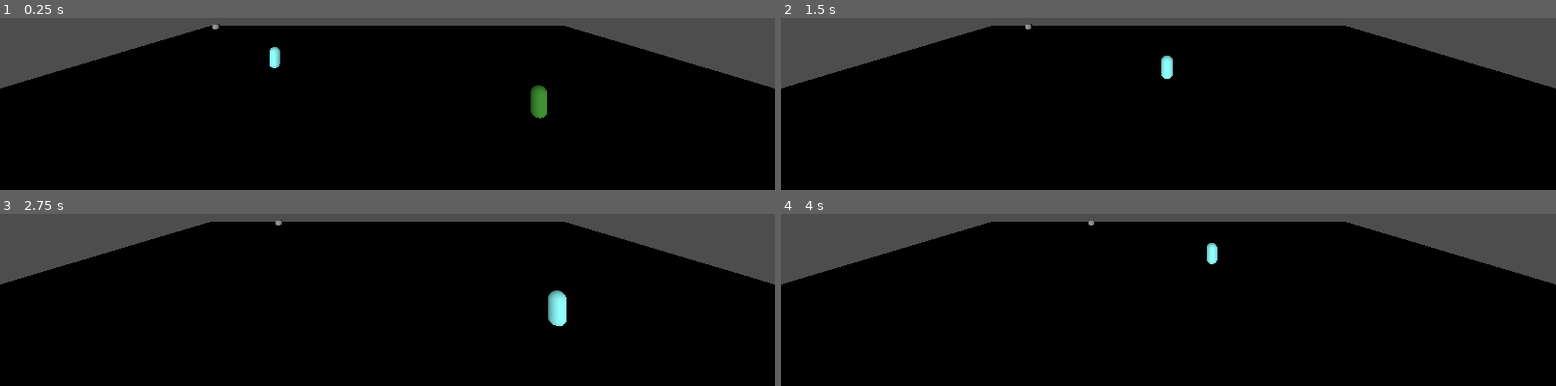
Above: before the commit, frames 1-4 (two rows, left to right).
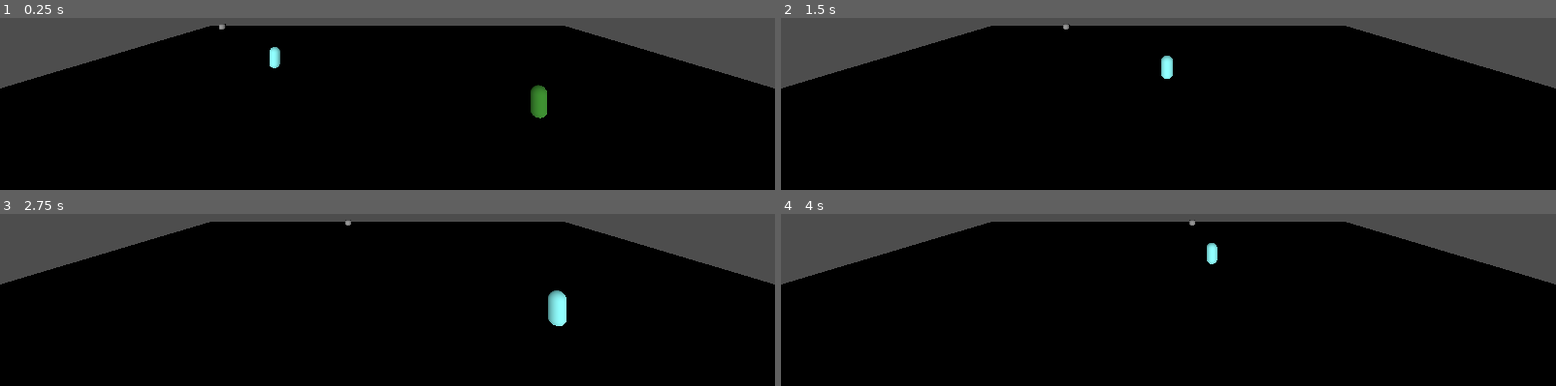
Above: after the commit, the same moments.

Repository: FlyingCowMaster/Shared-Custody
Game: Godot game, scene res://scenes/main.tscn
Same seed, same stepped clock (60 frames per second), same inputs: the game is played once before the commit and once after it.
Inputs:
- Up to frame 1 (0.25 s): no input
- Up to frame 2 (1.5 s): tap Enter at 0.5 s; hold D (move_right) 0.53-1.28 s; hold Down (move_down2) 0.53-1.28 s; hold S (move_down) from 1.28 s (still down); tap Left (move_left2) at 1.35 s
- Up to frame 3 (2.75 s): release S (move_down) at 2.03 s; hold D (move_right) from 2.03 s (still down); hold Right (move_right2) from 2.03 s (still down)
- Up to frame 4 (4 s): release D (move_right) at 2.78 s; release Right (move_right2) at 2.78 s; hold W (move_up) 2.78-3.53 s; tap Up (move_up2) at 2.85 s; hold A (move_left) from 3.53 s (still down); hold Shift (possesion2) from 3.53 s (still down)

The runs differ from the first frame. In frame 1, less than 0.1% of the frame differs, in the area x 27-30%, y 3-7%; in frame 2, less than 0.1%; in frame 3, less than 0.1%; in frame 4, less than 0.1%.

Commit message:
Baby Trigger Colliders (Working)
It works! I wont die anymore!

Diff:
--- a/shared-custody/scenes/baby_collider.tscn
+++ b/shared-custody/scenes/baby_collider.tscn
@@ -1,12 +1,11 @@
-[gd_scene load_steps=2 format=3 uid="uid://c8ocq8o0b3q5d"]
+[gd_scene load_steps=2 format=3 uid="uid://bcvk4mbr8dhvx"]
 
 [sub_resource type="BoxShape3D" id="BoxShape3D_t3k17"]
-size = Vector3(2, 1.7374268, 31)
+size = Vector3(18, 5, 31)
 
 [node name="BabyTrigger" type="Area3D"]
 collision_layer = 128
 collision_mask = 128
-monitorable = false
 
 [node name="CollisionShape3D" type="CollisionShape3D" parent="."]
 shape = SubResource("BoxShape3D_t3k17")
--- a/shared-custody/scenes/characters/baby.tscn
+++ b/shared-custody/scenes/characters/baby.tscn
@@ -1,35 +1,22 @@
-[gd_scene load_steps=5 format=3 uid="uid://bs0tan5nouunp"]
+[gd_scene load_steps=4 format=3 uid="uid://bs0tan5nouunp"]
 
 [ext_resource type="Script" uid="uid://jl6d1s2b460i" path="res://scripts/baby_collider.gd" id="1_vrc4k"]
-
-[sub_resource type="CapsuleShape3D" id="CapsuleShape3D_5mlb3"]
-radius = 1.25
-height = 2.5
-
-[sub_resource type="CapsuleMesh" id="CapsuleMesh_vrc4k"]
 
 [sub_resource type="BoxShape3D" id="BoxShape3D_vrc4k"]
 size = Vector3(2.4766235, 2.0810852, 2.8051758)
 
-[node name="Baby" type="StaticBody3D"]
+[sub_resource type="CapsuleMesh" id="CapsuleMesh_vrc4k"]
+
+[node name="Baby" type="Area3D"]
 script = ExtResource("1_vrc4k")
 
-[node name="CollisionShape3D" type="CollisionShape3D" parent="."]
-transform = Transform3D(0.45271862, 0, 0, 0, 0.45271862, 0, 0, 0, 0.45271862, 0, 0.08775844, 0)
-shape = SubResource("CapsuleShape3D_5mlb3")
+[node name="TriggerCollider" type="CollisionShape3D" parent="."]
+transform = Transform3D(0.45271862, 0, 0, 0, 0.45271862, 0, 0, 0, 0.45271862, 0.0013677627, 0.12249845, -0.03636338)
+shape = SubResource("BoxShape3D_vrc4k")
 
 [node name="MeshInstance3D" type="MeshInstance3D" parent="."]
 transform = Transform3D(1, 0, 0, 0, 0.4478193, 0, 0, 0, 1, 0, 0, 0)
 mesh = SubResource("CapsuleMesh_vrc4k")
 
-[node name="Area3D" type="Area3D" parent="."]
-transform = Transform3D(0.45271862, 0, 0, 0, 0.45271862, 0, 0, 0, 0.45271862, 0, 0.08775844, 0)
-collision_layer = 128
-collision_mask = 128
-
-[node name="TriggerCollider" type="CollisionShape3D" parent="Area3D"]
-transform = Transform3D(1, 0, 0, 0, 1, 0, 0, 0, 1, 0.0030212202, 0.076736435, -0.08032225)
-shape = SubResource("BoxShape3D_vrc4k")
-
-[connection signal="body_entered" from="Area3D" to="." method="_on_area_3d_body_entered"]
-[connection signal="body_exited" from="Area3D" to="." method="_on_area_3d_body_exited"]
+[connection signal="area_entered" from="." to="." method="_on_area_entered"]
+[connection signal="area_exited" from="." to="." method="_on_area_exited"]
--- a/shared-custody/scenes/main.tscn
+++ b/shared-custody/scenes/main.tscn
@@ -1,8 +1,7 @@
-[gd_scene load_steps=10 format=3 uid="uid://dskd24wir2iks"]
+[gd_scene load_steps=9 format=3 uid="uid://dskd24wir2iks"]
 
 [ext_resource type="Script" uid="uid://btbdogsrkdv8t" path="res://scripts/event_manager.gd" id="1_jyhfs"]
-[ext_resource type="PackedScene" uid="uid://c8ocq8o0b3q5d" path="res://scenes/baby_collider.tscn" id="2_tbgi4"]
-[ext_resource type="Script" uid="uid://dyv8x0oh24jbt" path="res://scripts/test_trigger_colliders.gd" id="2_tefeu"]
+[ext_resource type="PackedScene" uid="uid://bcvk4mbr8dhvx" path="res://scenes/baby_collider.tscn" id="2_tbgi4"]
 [ext_resource type="PackedScene" uid="uid://diirsbe27rlth" path="res://scenes/characters/father.tscn" id="3_jyhfs"]
 [ext_resource type="PackedScene" uid="uid://bs0tan5nouunp" path="res://scenes/characters/baby.tscn" id="3_sugp2"]
 [ext_resource type="PackedScene" uid="uid://bvs4oj4gdilar" path="res://scenes/characters/mother.tscn" id="4_tbgi4"]
@@ -29,11 +28,9 @@
 [node name="DirectionalLight3D" type="DirectionalLight3D" parent="."]
 
 [node name="TriggerColliders" type="Node3D" parent="."]
-script = ExtResource("2_tefeu")
 
 [node name="BabyTrigger" parent="TriggerColliders" instance=ExtResource("2_tbgi4")]
 collision_layer = 129
-monitorable = true
 
 [node name="CollisionShape3D" parent="TriggerColliders/BabyTrigger" index="0"]
 transform = Transform3D(1, 0, 0, 0, 1, 0, 0, 0, 1, 0, 0, -14.5)
@@ -52,9 +49,12 @@
 curve = SubResource("Curve3D_sugp2")
 
 [node name="PathFollow3D" type="PathFollow3D" parent="Path3D"]
-transform = Transform3D(-0.0018760104, 0, -0.9999829, 0, 1, 0, 0.9999829, 0, -0.0018760104, 0.063165665, 1.7166138e-05, 0.0074710846)
+transform = Transform3D(-0.0018760099, 0, -0.9999826, 0, 1, 0, 0.9999826, 0, -0.0018760099, 0.063165665, 1.7166138e-05, 0.0074710846)
 
 [node name="Baby" parent="Path3D/PathFollow3D" instance=ExtResource("3_sugp2")]
+node_path = NodePath("../../..")
+enter_method = "test"
+exit_method = "test"
 
 [node name="Father" parent="." instance=ExtResource("3_jyhfs")]
 transform = Transform3D(1, 0, 0, 0, 1, 0, 0, 0, 1, 9.355113, 1, 0.11585617)
--- a/shared-custody/scripts/baby_collider.gd
+++ b/shared-custody/scripts/baby_collider.gd
@@ -4,11 +4,21 @@
 @export var enter_method: String
 @export var exit_method: String
 
-func _ready():
-	print("I'm ready")
+var baby: PathFollow3D
+var babyCollision: Area3D
 
-func _on_area_3d_body_entered(body: Node3D) -> void:
-	print(body)
+func _ready() -> void:
+	baby = $".."
+	babyCollision = $"."
+	baby.progress = 0
+
+# Called every frame. 'delta' is the elapsed time since the previous frame.
+func _process(delta: float) -> void:
+	const speed = 4.0
+	baby.progress += speed * delta
+
+func _on_area_entered(area: Area3D) -> void:
+	print("Baby entered: ", area.name)
 	if node_path:
 		if get_node_or_null(node_path) != null:
 			if get_node(node_path).has_method(enter_method):
@@ -17,8 +27,8 @@
 		else: printerr("Trigger couldn't get node")
 	else: printerr("Trigger node path empty")
 
-func _on_area_3d_body_exited(body: Node3D) -> void:
-	print(body)
+func _on_area_exited(area: Area3D) -> void:
+	print(area)
 	if node_path:
 		if get_node_or_null(node_path) != null:
 			if get_node(node_path).has_method(exit_method):
--- a/shared-custody/scripts/event_manager.gd
+++ b/shared-custody/scripts/event_manager.gd
@@ -1,7 +1,7 @@
 extends Node
 
 var baby: PathFollow3D
-var babyCollision: StaticBody3D
+var babyCollision: Area3D
 
 # Restart level. Can be called after a loss animation or something. I don't know.
 func restartLevel():
@@ -17,3 +17,6 @@
 func _process(delta: float) -> void:
 	const speed = 4.0
 	baby.progress += speed * delta
+
+func test():
+	print("I did it omg")
--- a/shared-custody/scripts/test_trigger_colliders.gd
+++ /dev/null
@@ -1,4 +0,0 @@
-extends Node3D
-
-func test():
-	print("I did it omg")
Not shown, removed: shared-custody/scripts/test_trigger_colliders.gd.uid
